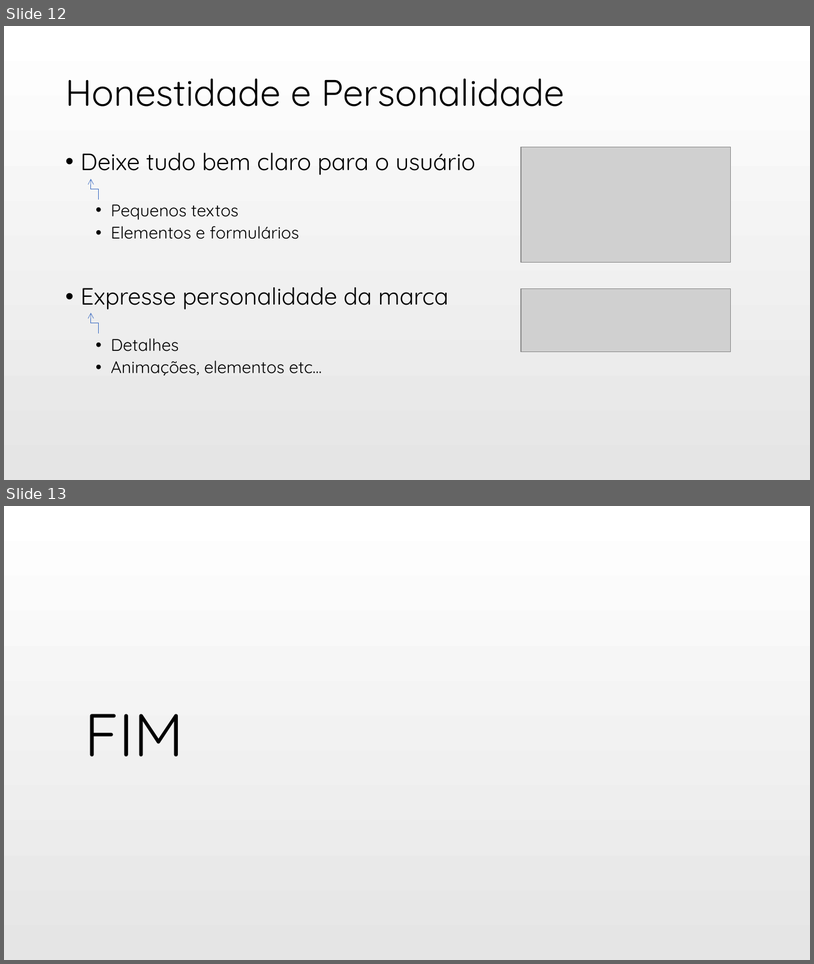
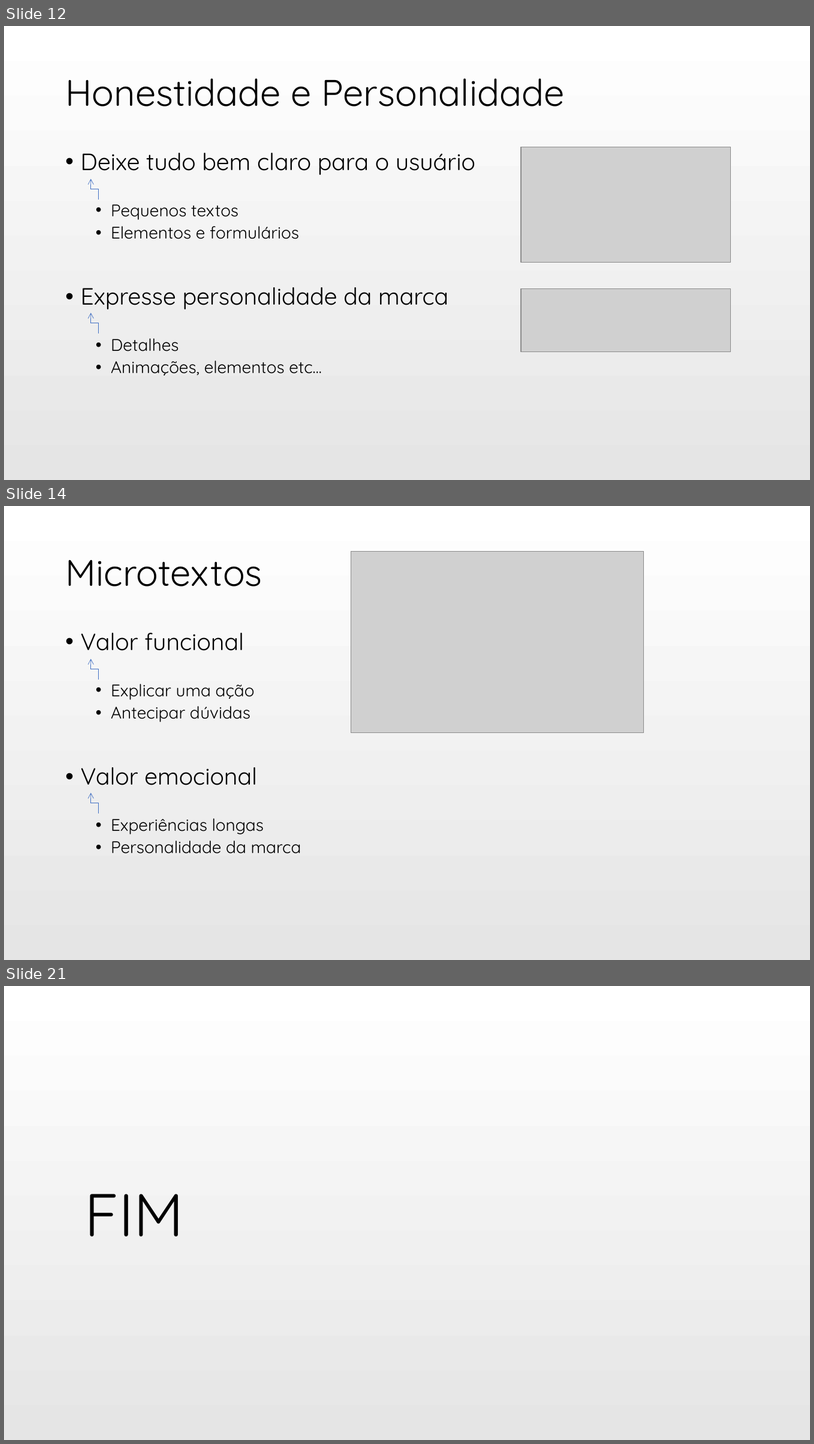
Before and after one commit to q-box/q-box.github.io, a slide deck: ux/Slide UX Design 02.pptx. Shown one above the other, each under a label of ours: slides 12 and 13 before the commit, slides 12, 14 and 21 after it; the slides between them are not shown. The pictures are 814x964 and 814x1444 pixels, drawn with LibreOffice and Linux fonts; fonts in the diff are those of the drawing; grey boxes stand for pictures. Boxes give left, top, right and bottom in pixels: in the first picture for what was removed or moved away, otherwise in the second. Text is boxed around its words. In the diff, an @@ line names an element or a change of style, - is before the commit and + after.

```diff
--- a/ux/Slide UX Design 02.pptx
+++ b/ux/Slide UX Design 02.pptx
@@ slide 14 added at [4, 506, 810, 960], background gradient #FFFFFF to #E5E5E5 @@
@@ picture added at [351, 551, 645, 733] @@
@@ title added at [65, 560, 262, 586], 44 pt, text #000000 @@
+Microtextos
@@ text added at [81, 633, 302, 853], 20 pt, text #000000 @@
+• Valor funcional
+  • Explicar uma ação
+  • Antecipar dúvidas
+• Valor emocional
+  • Experiências longas
+  • Personalidade da marca
@@ elbow arrow added from (98, 679) to (91, 658), #4472C4 0.5 pt @@
@@ elbow arrow added from (98, 813) to (91, 793), #4472C4 0.5 pt @@
@@ what was slide 13 is now slide 21 @@
```
Also in this commit, not shown: 1 slide changed, 7 other slides added.
